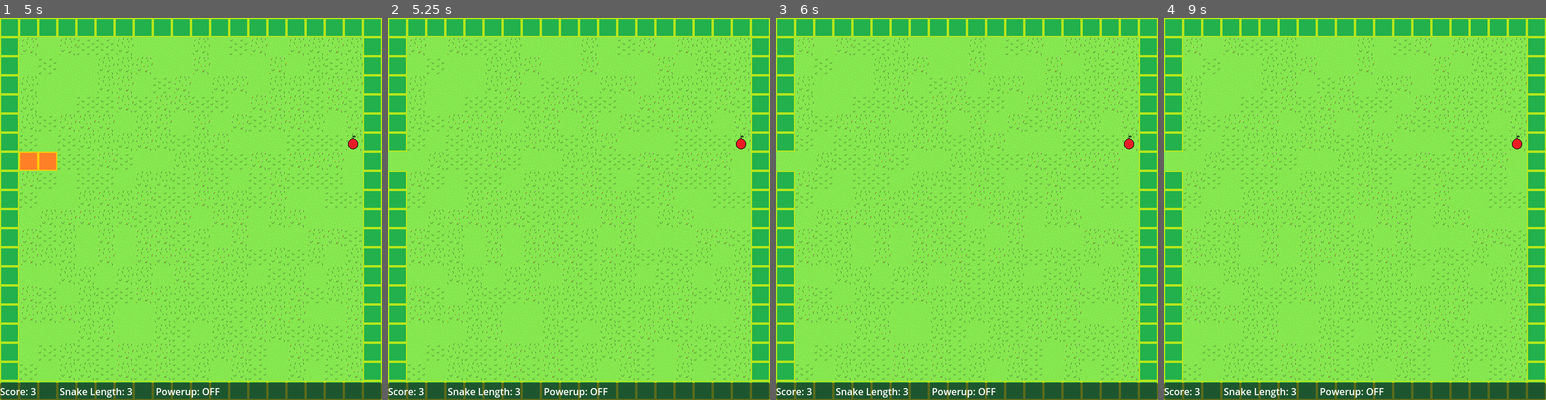
Above: before the commit, frames 1-4 (left to right).
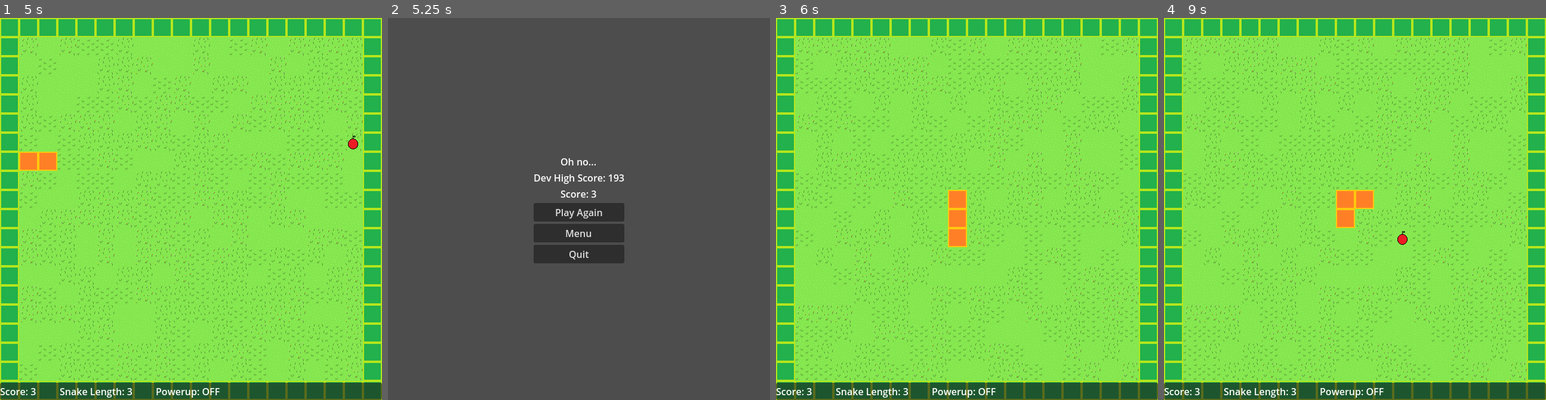
Above: after the commit, the same moments.

Repository: sethbabauta/snake-run
Game: Godot game, scene res://Scenes/snakeo.tscn
The game is run twice, just before and just after one commit, with the same random seed, the same clock (stepped at 60 frames per second) and the same inputs. This scene is started directly instead of the project's main scene.
Inputs (mouse positions are in pixels of both pictures, inside the frame that each line leads up to):
- Up to frame 1 (5 s): tap Enter at 0.5, 2 s; hold D (turn_right) 0.53-1.28 s; hold Shift (drop_item) 0.53-1.28 s; tap Space (use_item) at 1.25, 1.35, 2.75, 2.85, 4.35 s; hold S (turn_down) 1.28-2.03 s; hold D (turn_right) 2.03-2.78 s; hold Shift (drop_item) 2.03-2.78 s; hold W (turn_up) 2.78-3.53 s; hold Shift (drop_item) 3.53-4.28 s; hold A (turn_left) from 3.53 s (still down)
- Up to frame 2 (5.25 s): release A (turn_left) at 5.03 s; hold S (turn_down) from 5.03 s (still down); hold Shift (drop_item) from 5.03 s (still down)
- Up to frame 3 (6 s): release S (turn_down) at 5.75 s; release Shift (drop_item) at 5.75 s; click (967, 212) at 5.75 s, where only the run after the commit has a clickable "Play Again"
- Up to frame 4 (9 s): tap Enter at 6.5 s; hold D (turn_right) 6.53-7.28 s; tap Space (use_item) at 6.6, 7.25, 8.1 s; hold W (turn_up) 7.28-8.03 s; hold Shift (drop_item) 7.28-8.03 s; hold D (turn_right) 8.03-8.78 s; hold S (turn_down) from 8.78 s (still down); hold Shift (drop_item) from 8.78 s (still down)

Frame 1 is identical in both runs. In frame 2, 100% of the frame differs, in the area x 0-100%, y 0-100%; in frame 3, 7.3%; in frame 4, 7.4%.

Commit message:
rename move signals

Diff:
--- a/Scenes/adventure.tscn
+++ b/Scenes/adventure.tscn
@@ -26,10 +26,3 @@
 gamemode_node = NodePath("..")
 
 [node name="GameUI" parent="." instance=ExtResource("4_gegtj")]
-
-[connection signal="SPEED_1" from="MoveTimer" to="Main" method="_on_move_timer_speed_1"]
-[connection signal="SPEED_2" from="MoveTimer" to="Main" method="_on_move_timer_speed_2"]
-[connection signal="SPEED_3" from="MoveTimer" to="Main" method="_on_move_timer_speed_3"]
-[connection signal="SPEED_4" from="MoveTimer" to="Main" method="_on_move_timer_speed_4"]
-[connection signal="SPEED_5" from="MoveTimer" to="Main" method="_on_move_timer_speed_5"]
-[connection signal="SPEED_5" from="MoveTimer" to="Camera2D2" method="_on_move_timer_speed_5"]
--- a/Scenes/classic.tscn
+++ b/Scenes/classic.tscn
@@ -27,9 +27,3 @@
 [node name="CollisionQuery" parent="Camera2D" instance=ExtResource("2_rragb")]
 
 [node name="GameUI" parent="." instance=ExtResource("3_t4vht")]
-
-[connection signal="SPEED_1" from="MoveTimer" to="Main" method="_on_move_timer_speed_1"]
-[connection signal="SPEED_2" from="MoveTimer" to="Main" method="_on_move_timer_speed_2"]
-[connection signal="SPEED_3" from="MoveTimer" to="Main" method="_on_move_timer_speed_3"]
-[connection signal="SPEED_4" from="MoveTimer" to="Main" method="_on_move_timer_speed_4"]
-[connection signal="SPEED_5" from="MoveTimer" to="Main" method="_on_move_timer_speed_5"]
--- a/Scenes/demo.tscn
+++ b/Scenes/demo.tscn
@@ -32,11 +32,6 @@
 focus_mode = 0
 text = "spawn level"
 
-[connection signal="SPEED_1" from="MoveTimer" to="Main" method="_on_move_timer_speed_1"]
-[connection signal="SPEED_2" from="MoveTimer" to="Main" method="_on_move_timer_speed_2"]
-[connection signal="SPEED_3" from="MoveTimer" to="Main" method="_on_move_timer_speed_3"]
-[connection signal="SPEED_4" from="MoveTimer" to="Main" method="_on_move_timer_speed_4"]
-[connection signal="SPEED_5" from="MoveTimer" to="Main" method="_on_move_timer_speed_5"]
 [connection signal="timeout" from="MoveTimer" to="." method="_on_move_timer_timeout"]
 [connection signal="timeout" from="MoveTimer" to="FollowCamera" method="_on_move_timer_timeout"]
 [connection signal="pressed" from="VBoxContainer/Button" to="." method="_on_button_pressed"]
--- a/Scenes/snakeo.tscn
+++ b/Scenes/snakeo.tscn
@@ -1,6 +1,7 @@
-[gd_scene load_steps=6 format=3 uid="uid://cu6he2syq2bse"]
+[gd_scene load_steps=7 format=3 uid="uid://cu6he2syq2bse"]
 
 [ext_resource type="Script" path="res://Scripts/snakeo.gd" id="1_by8yj"]
+[ext_resource type="PackedScene" uid="uid://bvb4k8h5376d2" path="res://Scenes/snakeo_death_screen.tscn" id="2_54pgv"]
 [ext_resource type="Script" path="res://Scripts/main.gd" id="2_kvh2w"]
 [ext_resource type="PackedScene" uid="uid://dc70xjui22ivx" path="res://Scenes/move_timer.tscn" id="3_sdot4"]
 [ext_resource type="PackedScene" uid="uid://cldb30o8i8473" path="res://Scenes/collision_query.tscn" id="4_u1v70"]
@@ -8,6 +9,7 @@
 
 [node name="Snakeo" type="Node"]
 script = ExtResource("1_by8yj")
+snakeo_death_screen = ExtResource("2_54pgv")
 
 [node name="Main" type="Node" parent="." node_paths=PackedStringArray("follow_camera", "gamemode_node")]
 unique_name_in_owner = true
@@ -29,9 +31,3 @@
 [node name="Powerup1Timer" type="Timer" parent="."]
 unique_name_in_owner = true
 one_shot = true
-
-[connection signal="SPEED_1" from="MoveTimer" to="Main" method="_on_move_timer_speed_1"]
-[connection signal="SPEED_2" from="MoveTimer" to="Main" method="_on_move_timer_speed_2"]
-[connection signal="SPEED_3" from="MoveTimer" to="Main" method="_on_move_timer_speed_3"]
-[connection signal="SPEED_4" from="MoveTimer" to="Main" method="_on_move_timer_speed_4"]
-[connection signal="SPEED_5" from="MoveTimer" to="Main" method="_on_move_timer_speed_5"]
--- a/Scripts/main.gd
+++ b/Scripts/main.gd
@@ -18,6 +18,12 @@
 
 
 func _ready() -> void:
+	move_timer.speed_1.connect(_on_move_timer_speed_1)
+	move_timer.speed_2.connect(_on_move_timer_speed_2)
+	move_timer.speed_3.connect(_on_move_timer_speed_3)
+	move_timer.speed_4.connect(_on_move_timer_speed_4)
+	move_timer.speed_5.connect(_on_move_timer_speed_5)
+
 	self.query_area = follow_camera.get_node("CollisionQuery")
 	ScoreKeeper.set_score(gamemode_node.START_LENGTH)
 	self.max_simple_size = (get_viewport().get_visible_rect().size / Settings.BASE_MOVE_SPEED)
--- a/Scripts/move_timer.gd
+++ b/Scripts/move_timer.gd
@@ -1,10 +1,10 @@
 class_name MoveTimer extends Timer
 
-signal SPEED_5
-signal SPEED_4
-signal SPEED_3
-signal SPEED_2
-signal SPEED_1
+signal speed_5
+signal speed_4
+signal speed_3
+signal speed_2
+signal speed_1
 
 var speed_trackers: Array = []
 
@@ -21,16 +21,16 @@
 func get_speed_signal(speed_number: int) -> Signal:
 	match speed_number:
 		5:
-			return self.SPEED_5
+			return self.speed_5
 		4:
-			return self.SPEED_4
+			return self.speed_4
 		3:
-			return self.SPEED_3
+			return self.speed_3
 		2:
-			return self.SPEED_2
+			return self.speed_2
 		1:
-			return self.SPEED_1
-	return self.SPEED_3
+			return self.speed_1
+	return self.speed_3
 
 
 func _on_timeout() -> void:
